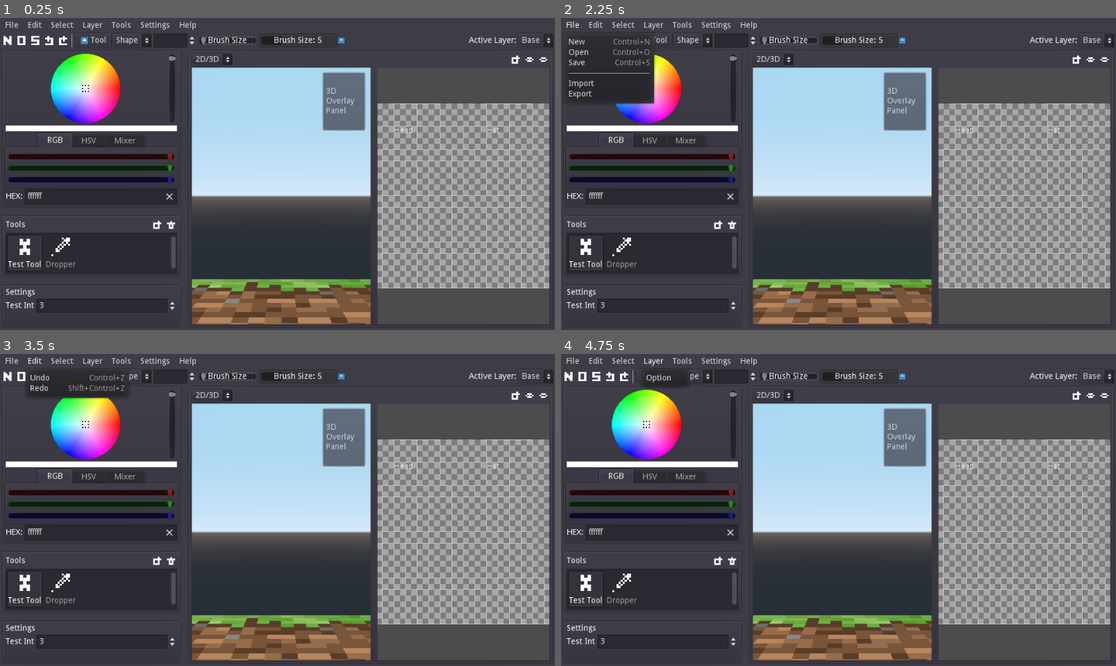
Above: before the commit, frames 1-4 (two rows, left to right).
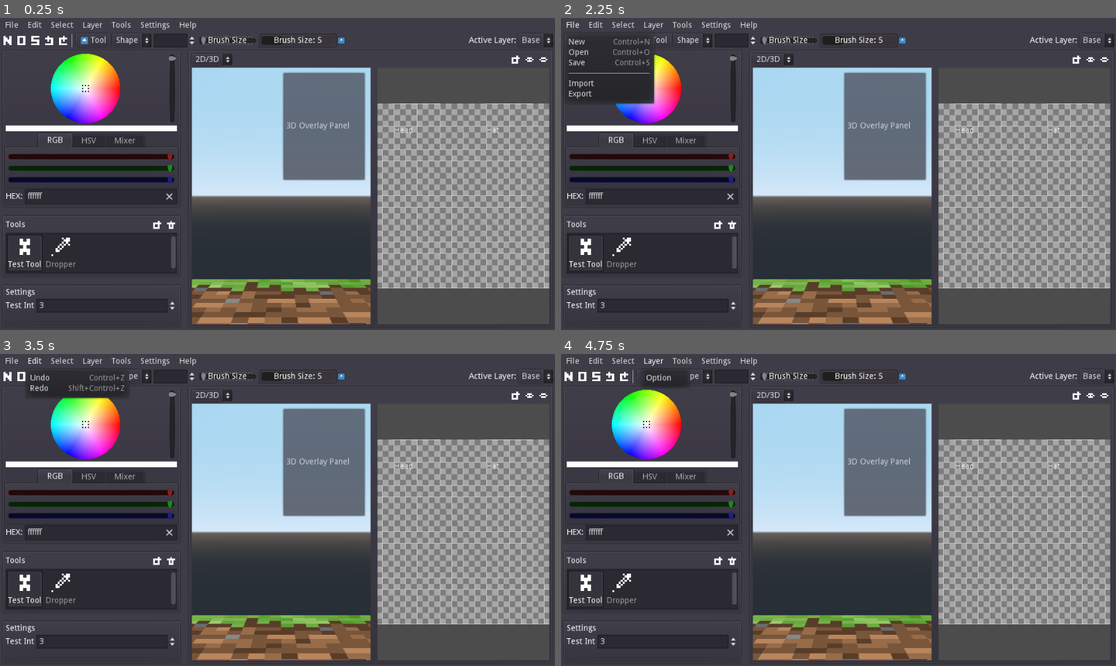
Above: after the commit, the same moments.

Repository: tianer2820/BetterSkin2
Game: Godot game, scene res://assets/gui_root.tscn
The game is run twice, just before and just after one commit, with the same random seed, the same clock (stepped at 60 frames per second) and the same inputs. The engine's default icon, where the game draws it, is replaced by a stand-in: a white triangle on a blue panel in a dark square.
Inputs (mouse positions are in pixels of both pictures, inside the frame that each line leads up to):
- Up to frame 1 (0.25 s): no input
- Up to frame 2 (2.25 s): click (566, 39) at 0.5 s; click (566, 39) at 1.25 s; click "File" at 2 s
- Up to frame 3 (3.5 s): click "Edit" at 2.75 s
- Up to frame 4 (4.75 s): click "Select" at 3.5 s; click "Layer" at 4.25 s

The runs differ from the first frame. In frame 1, 3.9% of the frame differs, in the area x 50-66%, y 17-53%; in frame 2, 3.9%; in frame 3, 3.9%; in frame 4, 3.9%.

Commit message:
implement 3D drawing

Diff:
--- a/assets/gui_root.tscn
+++ b/assets/gui_root.tscn
@@ -387,8 +387,8 @@
 access = 2
 filters = PoolStringArray( "*.png; PNG Files" )
 show_hidden_files = true
-current_dir = "/Users/tiane/Documents/MY OWN FILES/Programming/BetterSkin2"
-current_path = "/Users/tiane/Documents/MY OWN FILES/Programming/BetterSkin2/"
+current_dir = "/Toby/Documents/MY OWN FILES/Programming/BetterSkin2"
+current_path = "/Toby/Documents/MY OWN FILES/Programming/BetterSkin2/"
 script = ExtResource( 9 )
 
 [node name="ExportPNGDialog" type="FileDialog" parent="GlobalDialogs"]
@@ -406,8 +406,8 @@
 access = 2
 filters = PoolStringArray( "*.png; PNG Files" )
 show_hidden_files = true
-current_dir = "/Users/tiane/Documents/MY OWN FILES/Programming/BetterSkin2"
-current_path = "/Users/tiane/Documents/MY OWN FILES/Programming/BetterSkin2/"
+current_dir = "/Toby/Documents/MY OWN FILES/Programming/BetterSkin2"
+current_path = "/Toby/Documents/MY OWN FILES/Programming/BetterSkin2/"
 script = ExtResource( 10 )
 
 [node name="PreferencesDialog" type="WindowDialog" parent="GlobalDialogs"]
--- a/assets/main_viewport/3d_panel/3DWorld.gd
+++ b/assets/main_viewport/3d_panel/3DWorld.gd
@@ -11,6 +11,47 @@
 
 func _ready() -> void:
 	DocumentManager.connect("skin_rerendered", self, "_refresh_render")
+
+	get_viewport().connect("size_changed", self, '_on_viewport_size_change')
+
+
+func _input(event: InputEvent) -> void:
+	if event is InputEventMouseButton:
+		event = event as InputEventMouseButton
+
+		var pos = event.position
+		var img = $UVViewport.get_texture().get_data()
+		img.lock()
+		var col = img.get_pixelv(pos)
+		img.unlock()
+
+		var uv
+		if col.b != 0:
+			uv = Vector2(col.r, col.g)
+			uv *= DocumentManager.active_layer.image.get_size()
+		else:
+			uv = Vector2(-1, -1)
+
+		if event.button_index == BUTTON_LEFT:
+			if event.pressed:
+				ToolManager.pen_down(uv)
+			else:
+				ToolManager.pen_up(uv)
+
+	elif event is InputEventMouseMotion:
+		event = event as InputEventMouseMotion
+		var pos = event.position
+		var img = $UVViewport.get_texture().get_data()
+		img.lock()
+		var col = img.get_pixelv(pos)
+		img.unlock()
+
+		if col.b != 0:
+			var uv = Vector2(col.r, col.g)
+			uv *= DocumentManager.active_layer.image.get_size()
+
+			ToolManager.pen_move(uv)
+
 
 
 
@@ -27,12 +68,22 @@
 	trans = trans.scaled(_cam_root.transform.basis.get_scale())
 	_cam_root.transform.basis = trans
 
+	_sync_cam()
+
 
 func scale_camera(factor: float):
 	var new_fov = _camera.fov * factor
 	new_fov = clamp(new_fov, 20, 90)
 	_camera.fov = new_fov
-	pass
+
+	_sync_cam()
+
+
+func _sync_cam():
+	var cam1 = $CameraRoot/Camera
+	var cam2 = $UVViewport/Camera
+	cam2.transform = cam1.global_transform
+	cam2.fov = cam1.fov
 
 
 func _refresh_render():
@@ -42,3 +93,7 @@
 	var tex = ImageTexture.new()
 	tex.create_from_image(DocumentManager.rendered_skin, 0)
 	mat.albedo_texture = tex
+
+
+func _on_viewport_size_change():
+	$UVViewport.size = get_viewport().size
--- a/assets/main_viewport/3d_panel/3DWorld.tscn
+++ b/assets/main_viewport/3d_panel/3DWorld.tscn
@@ -1,8 +1,10 @@
-[gd_scene load_steps=6 format=2]
+[gd_scene load_steps=8 format=2]
 
 [ext_resource path="res://arts/grass_block_side.png" type="Texture" id=1]
 [ext_resource path="res://assets/main_viewport/3d_panel/3Dworld.gd" type="Script" id=2]
 [ext_resource path="res://assets/main_viewport/3d_panel/model/Rig basic.tscn" type="PackedScene" id=3]
+[ext_resource path="res://assets/main_viewport/3d_panel/uv_viewport.gd" type="Script" id=4]
+[ext_resource path="res://assets/main_viewport/3d_panel/uv_world.tres" type="World" id=5]
 
 [sub_resource type="QuadMesh" id=1]
 
@@ -23,7 +25,24 @@
 
 [node name="Camera" type="Camera" parent="CameraRoot"]
 transform = Transform( 1, 0, 0, 0, 1, 0, 0, 0, 1, 0, 0, 1.4918 )
+current = true
 fov = 40.0
 
 [node name="Rig basic" parent="." instance=ExtResource( 3 )]
-transform = Transform( 0.457811, 0, 0, 0, 0.457811, 0, 0, 0, 0.457811, 0.0193971, -0.0460117, 0.0285792 )
+transform = Transform( 0.457811, 0, 0, 0, 0.457811, 0, 0, 0, 0.457811, 0, 0, 0 )
+
+[node name="UVViewport" type="Viewport" parent="."]
+size = Vector2( 300, 200 )
+own_world = true
+world = ExtResource( 5 )
+keep_3d_linear = true
+usage = 3
+render_target_v_flip = true
+render_target_update_mode = 3
+script = ExtResource( 4 )
+
+[node name="Camera" type="Camera" parent="UVViewport"]
+transform = Transform( 1, 0, 0, 0, 1, 0, 0, 0, 1, 0.704967, 0.429841, 0.551708 )
+
+[node name="Rig basic2" parent="UVViewport" instance=ExtResource( 3 )]
+transform = Transform( 0.458, 0, 0, 0, 0.458, 0, 0, 0, 0.458, 0, 0, 0 )
--- a/assets/main_viewport/3d_panel/3d_panel.gd
+++ b/assets/main_viewport/3d_panel/3d_panel.gd
@@ -4,4 +4,4 @@
 
 # Called when the node enters the scene tree for the first time.
 func _ready() -> void:
-	pass # Replace with function body.
+	pass
--- a/assets/main_viewport/3d_panel/3d_panel.tscn
+++ b/assets/main_viewport/3d_panel/3d_panel.tscn
@@ -33,18 +33,18 @@
 modulate = Color( 1, 1, 1, 0.690196 )
 anchor_left = 1.0
 anchor_right = 1.0
-margin_left = -84.0
+margin_left = -153.0
 margin_top = 7.0
 margin_right = -8.0
-margin_bottom = 110.0
+margin_bottom = 196.0
 __meta__ = {
 "_edit_use_anchors_": false
 }
 
 [node name="Label" type="Label" parent="3DOverlay"]
 margin_left = 7.0
-margin_top = 27.0
-margin_right = 69.0
-margin_bottom = 75.0
+margin_top = 87.0
+margin_right = 138.0
+margin_bottom = 101.0
 text = "3D Overlay Panel"
 autowrap = true
--- /dev/null
+++ b/assets/main_viewport/3d_panel/uv_shadermaterial.tres
@@ -0,0 +1,13 @@
+[gd_resource type="ShaderMaterial" load_steps=2 format=2]
+
+[sub_resource type="Shader" id=1]
+code = "shader_type spatial;
+render_mode unshaded;
+
+void fragment(){
+	ALBEDO.xy = UV.xy;
+	ALBEDO.z = 1.0;
+}"
+
+[resource]
+shader = SubResource( 1 )
--- /dev/null
+++ b/assets/main_viewport/3d_panel/uv_viewport.gd
@@ -0,0 +1,13 @@
+extends Viewport
+
+
+var uv_mat = load("res://assets/main_viewport/3d_panel/uv_shadermaterial.tres")
+var model = load("res://assets/main_viewport/3d_panel/model/Rig basic.tscn")
+
+# Called when the node enters the scene tree for the first time.
+func _ready() -> void:
+	var rig = $"Rig basic2"
+	for child in rig.get_children():
+		for mesh in child.get_children():
+			mesh = mesh as MeshInstance
+			mesh.material_override = uv_mat
--- /dev/null
+++ b/assets/main_viewport/3d_panel/uv_world.tres
@@ -0,0 +1,9 @@
+[gd_resource type="World" load_steps=2 format=2]
+
+[sub_resource type="Environment" id=1]
+background_mode = 1
+background_energy = 0.0
+ambient_light_energy = 0.0
+
+[resource]
+environment = SubResource( 1 )
--- a/scripts/skin_document/skin_renderer.gd
+++ b/scripts/skin_document/skin_renderer.gd
@@ -69,7 +69,7 @@
 
 static func _pixel_resize(img: Image, target_size: Vector2) -> Image:
 	var new_img = Image.new()
-	var size = new_img.get_size()
+	var size = img.get_size()
 	new_img.create(size.x, size.y,
 			false, Image.FORMAT_RGBA8)
 	new_img.copy_from(img)
